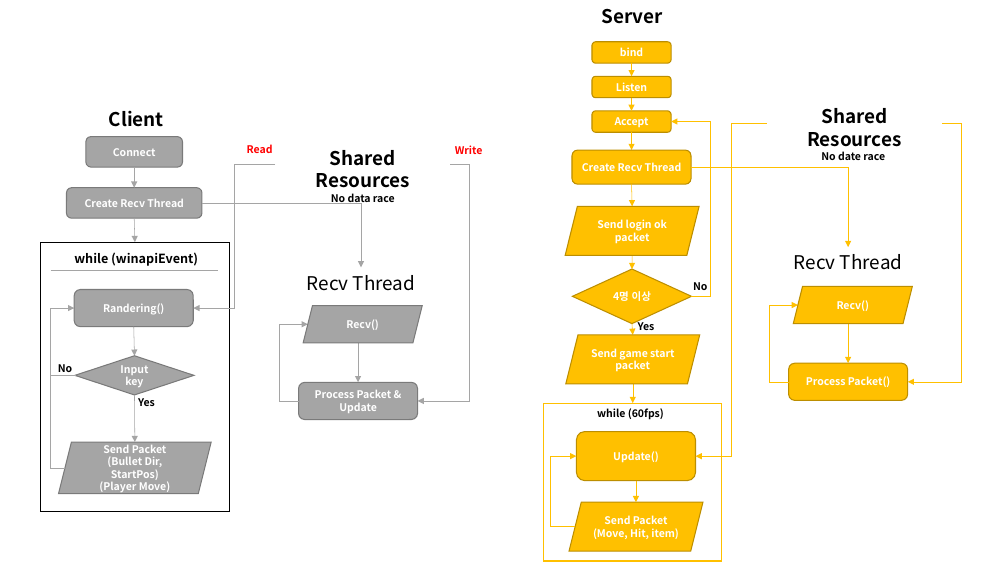
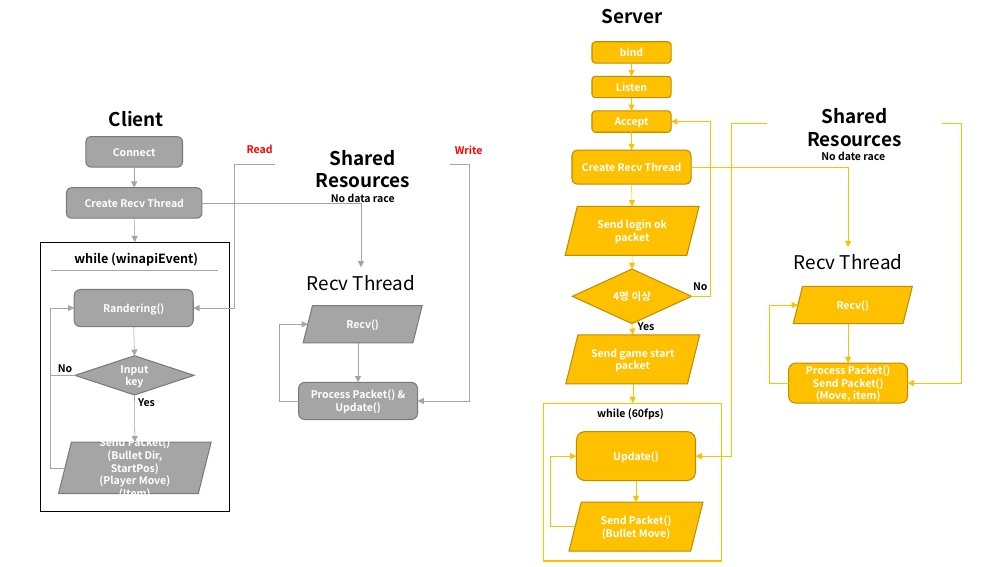
Before and after one commit to kakik/agari, a slide deck: slide 1 of 프레젠테이션1.pptx. Drawn at 1008x567 pixels with LibreOffice and Linux fonts; fonts in the diff are those of the drawing. Boxes give left, top, right and bottom in pixels: in the first picture for what was removed or moved away, otherwise in the second. Text is boxed around its words. In the diff, an @@ line names an element or a change of style, - is before the commit and + after.

```diff
--- a/프레젠테이션1.pptx
+++ b/프레젠테이션1.pptx
@@ elbow arrow (942, 123) - (908, 383): route changed @@
@@ text in rounded rectangle at box(311, 389, 396, 413): text changed @@
-Process Packet & Update
+Process Packet() & Update()
@@ text in rounded rectangle at box(813, 378, 884, 401): paragraphs added @@
+Send Packet()
+(Move, item)
@@ text in parallelogram at box(99, 436, 171, 450): text changed @@
-Send Packet
+Send Packet()
@@ text in parallelogram at box(119, 486, 151, 494): paragraph added @@
+(Item)
@@ text in parallelogram at box(601, 515, 672, 539): text changed @@
-Send Packet
-(Move, Hit, item)
+Send Packet()
+(Bullet Move)
```
Also in this commit, not shown: 1 other file.
